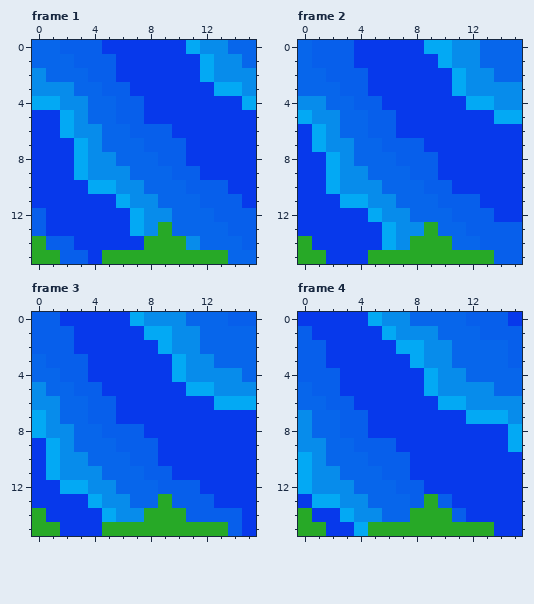
One commit to this animated GIF sprite: defaultresources/images/tiles/Wasser(U).gif. Above, as it was before the edit.
The file is 16x16 pixels, 17 frames. Shown: frame 1, frame 2, frame 3, frame 4. The commit also changed other frames, which this record leaves out.
And afterwards:
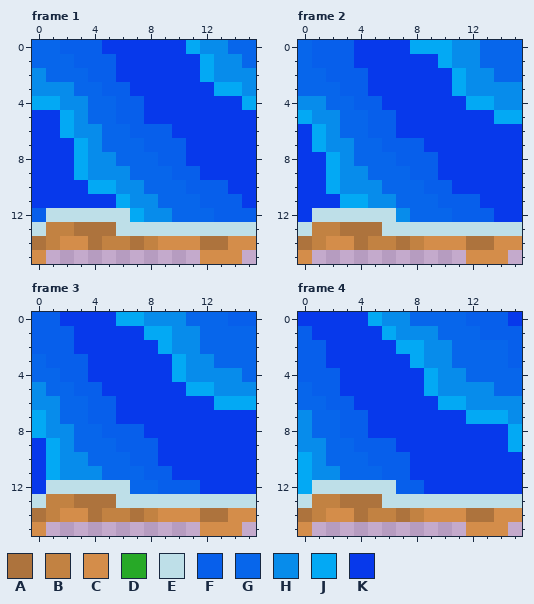
Palette (. is transparent): A #ad733d  B #c28242  C #d48d4a  D #27a927  E #bedfe8  F #075feb  G #0766eb  H #078ceb  J #03a9f4  K #0739eb
Diff:
{"where": "frame 1"}
{"frame":1,"y":12,"x":1,"old":"KKKKKK","new":"EEEEEE"}
{"frame":1,"y":13,"x":0,"old":"FKKKKKKJHDGGGGFF","new":"EBBAAAEEEEEEEEEE"}
{"frame":1,"y":14,"x":0,"old":"DFFKKKKKDDDHGGGF","new":"ABCCABBABCCCAACC"}
{"frame":1,"y":15,"x":0,"old":"DDFFKDDDDDDDDDGG","new":"C...........CCC."}
{"where": "frame 2"}
{"frame":2,"y":0,"x":8,"old":"K","new":"J"}
{"frame":2,"y":12,"x":1,"old":"KKKKJH","new":"EEEEEE"}
{"frame":2,"y":13,"x":0,"old":"KKKKKKJHHDGGFFFF","new":"EBBAAAEEEEEEEEEE"}
{"frame":2,"y":14,"x":0,"old":"DKKKKKJHDDDGGFFF","new":"ABCCABBABCCCAACC"}
{"frame":2,"y":15,"x":0,"old":"DDKKKDDDDDDDDDFF","new":"C...........CCC."}
{"where": "frame 3"}
{"frame":3,"y":0,"x":6,"old":"K","new":"J"}
{"frame":3,"y":12,"x":1,"old":"KJJHHG","new":"EEEEEE"}
{"frame":3,"y":13,"x":0,"old":"KKKKJHHGGDFFFKKK","new":"EBBAAAEEEEEEEEEE"}
{"frame":3,"y":14,"x":0,"old":"DKKKKJHHDDDFFFFK","new":"ABCCABBABCCCAACC"}
{"frame":3,"y":15,"x":0,"old":"DDKKKDDDDDDDDDFK","new":"C...........CCC."}
{"where": "frame 4"}
{"frame":4,"y":12,"x":1,"old":"HHHGGG","new":"EEEEEE"}
{"frame":4,"y":13,"x":0,"old":"KJJHHGGGFDFKKKKK","new":"EBBAAAEEEEEEEEEE"}
{"frame":4,"y":14,"x":0,"old":"DKKJHHGGDDDFKKKK","new":"ABCCABBABCCCAACC"}
{"frame":4,"y":15,"x":0,"old":"DDKKJDDDDDDDDDKK","new":"C...........CCC."}
{"label":"changed","picture_box":[32,208,256,264]}
{"label":"changed","picture_box":[410,40,424,54]}
{"label":"changed","picture_box":[298,208,522,264]}
{"label":"changed","picture_box":[116,312,130,326]}
{"label":"changed","picture_box":[32,480,256,536]}
{"label":"changed","picture_box":[298,480,522,536]}
